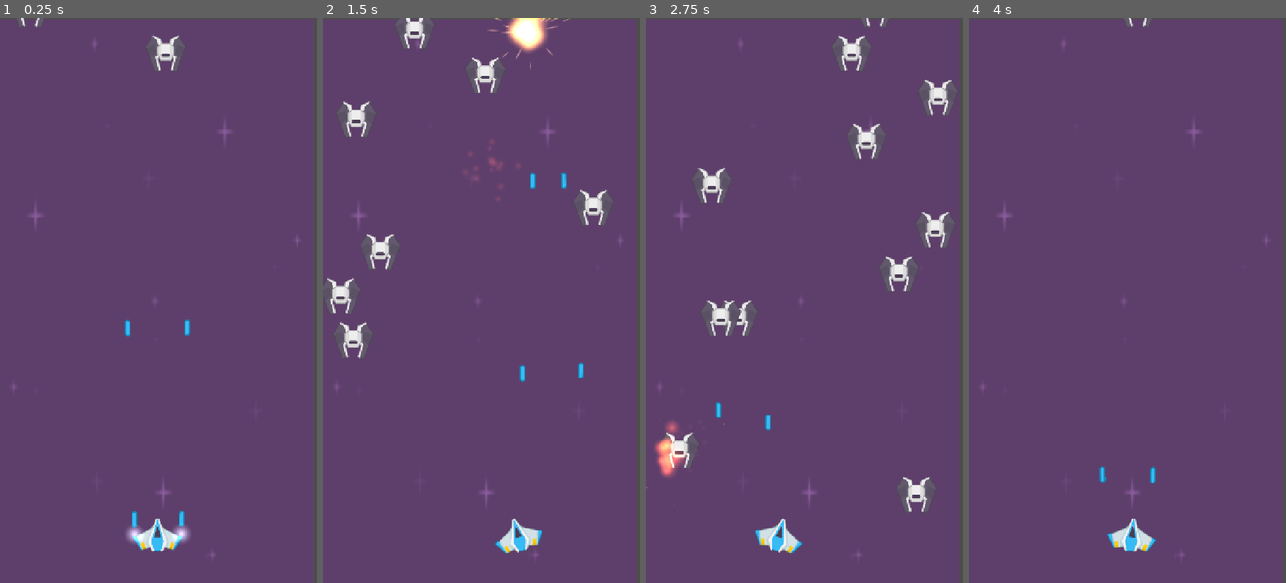
Above: before the commit, frames 1-4 (left to right).
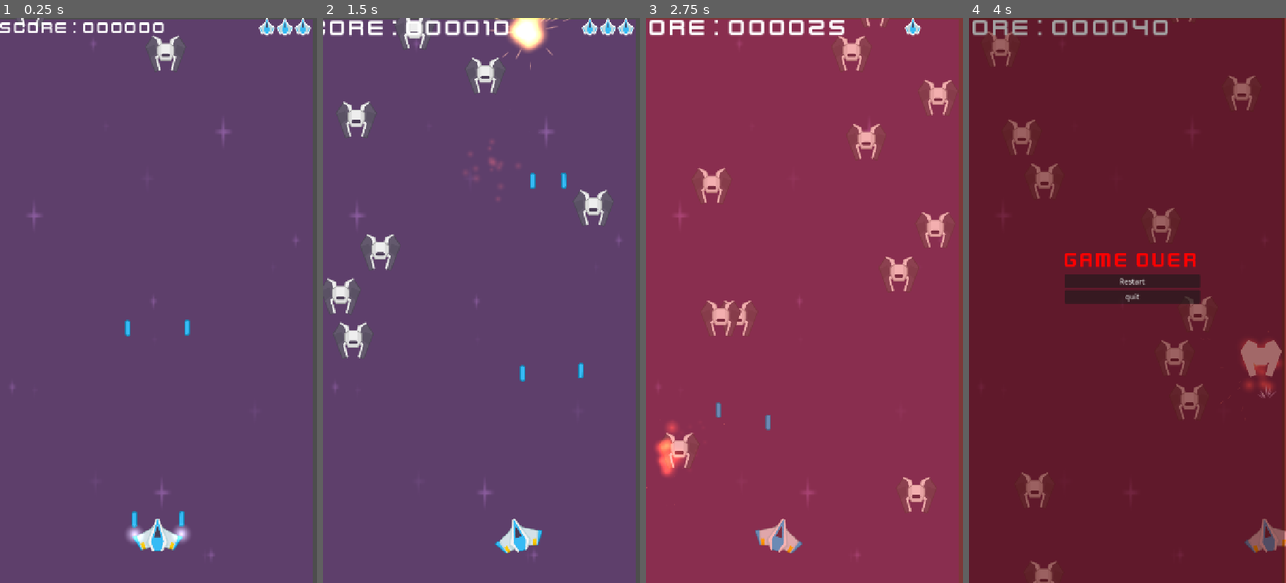
Above: after the commit, the same moments.

Repository: Arsene345/2D-Space-Shooter
Game: Godot game, scene res://Scenes/main.tscn
Two runs of this game, one before a commit and one after it. Both use one fixed random seed, a clock stepped at 60 frames per second and the inputs below.
Inputs (mouse positions are in pixels of both pictures, inside the frame that each line leads up to):
- Up to frame 1 (0.25 s): no input
- Up to frame 2 (1.5 s): move the mouse to (551, 272) at 0.52 s; hold D (move_right) 0.53-1.28 s; hold Right mouse button (touch) 0.53-1.28 s; move the mouse to (418, 328) at 1.27 s; hold Q (move_left) from 1.28 s (still down); right-click (418, 328) at 1.35 s
- Up to frame 3 (2.75 s): move the mouse to (836, 176) at 2.02 s; release Q (move_left) at 2.03 s; hold D (move_right) from 2.03 s (still down); hold Right mouse button (touch) from 2.03 s (still down)
- Up to frame 4 (4 s): move the mouse to (1111, 413) at 2.77 s; release Right mouse button (touch) at 2.78 s; right-click (1111, 413) at 2.85 s; move the mouse to (1222, 385) at 3.52 s; release D (move_right) at 3.53 s; hold Q (move_left) from 3.53 s (still down); hold Right mouse button (touch) from 3.53 s (still down)

The runs differ from the first frame. In frame 1, 1.1% of the frame differs, in the area x 0-99%, y 0-100%; in frame 2, 1.3%; in frame 3, 100%, in the area x 0-100%, y 0-100%; in frame 4, 100%.

Commit message:
end tp1

Diff:
--- a/Scenes/enemy_spawner.tscn
+++ b/Scenes/enemy_spawner.tscn
@@ -8,4 +8,5 @@
 enemy_scene = ExtResource("2_8h7h8")
 
 [node name="Timer" type="Timer" parent="." unique_id=320289734]
+wait_time = 0.001
 autostart = true
--- /dev/null
+++ b/Scenes/hud.tscn
@@ -0,0 +1,87 @@
+[gd_scene format=3 uid="uid://bb830e54nxi8f"]
+
+[ext_resource type="FontFile" uid="uid://kebcj1dqllk2" path="res://KennyAssets/SpaceShooterRedux/Bonus/kenvector_future.ttf" id="1_e0onf"]
+[ext_resource type="Script" uid="uid://djvgjhj4s1ht2" path="res://Scripts/hud.gd" id="1_fccik"]
+[ext_resource type="Texture2D" uid="uid://ke4fw61ral4" path="res://KennyAssets/SpaceShooterRedux/UI/playerLife2_blue.png" id="3_bjfho"]
+[ext_resource type="FontFile" uid="uid://b3j7o4edhsp11" path="res://KennyAssets/SpaceShooterRedux/Bonus/kenvector_future_thin.ttf" id="4_6fbih"]
+
+[sub_resource type="LabelSettings" id="LabelSettings_lysp3"]
+font = ExtResource("1_e0onf")
+font_size = 38
+
+[sub_resource type="LabelSettings" id="LabelSettings_splcb"]
+font = ExtResource("4_6fbih")
+font_size = 51
+font_color = Color(1, 0, 0, 1)
+
+[node name="HUD" type="CanvasLayer" unique_id=1170323552]
+script = ExtResource("1_fccik")
+
+[node name="ColorRect" type="ColorRect" parent="." unique_id=1592301731]
+offset_right = 40.0
+offset_bottom = 40.0
+scale = Vector2(17.993996, 33.418774)
+color = Color(1, 0, 0, 0)
+
+[node name="Label" type="Label" parent="." unique_id=952856700]
+offset_right = 40.0
+offset_bottom = 23.0
+text = "SCORE : 000000"
+label_settings = SubResource("LabelSettings_lysp3")
+
+[node name="HBoxContainer" type="HBoxContainer" parent="." unique_id=1786705125]
+offset_left = 588.0
+offset_right = 707.0
+offset_bottom = 40.0
+
+[node name="TextureRect3" type="TextureRect" parent="HBoxContainer" unique_id=2079717051]
+layout_mode = 2
+texture = ExtResource("3_bjfho")
+
+[node name="TextureRect2" type="TextureRect" parent="HBoxContainer" unique_id=462999153]
+layout_mode = 2
+texture = ExtResource("3_bjfho")
+
+[node name="TextureRect" type="TextureRect" parent="HBoxContainer" unique_id=832087048]
+layout_mode = 2
+texture = ExtResource("3_bjfho")
+
+[node name="Control" type="Control" parent="." unique_id=1274875139]
+process_mode = 3
+layout_mode = 3
+anchors_preset = 0
+offset_left = 96.0
+offset_top = 519.0
+offset_right = 136.0
+offset_bottom = 559.0
+
+[node name="BG" type="ColorRect" parent="Control" unique_id=566973529]
+layout_mode = 0
+offset_left = -97.0
+offset_top = -518.0
+offset_right = 260.0
+offset_bottom = 122.0
+scale = Vector2(2.0110364, 2.013637)
+color = Color(0, 0, 0, 0.3647059)
+
+[node name="VBoxContainer" type="VBoxContainer" parent="Control" unique_id=1932563138]
+layout_mode = 0
+offset_left = 121.0
+offset_right = 429.0
+offset_bottom = 128.0
+
+[node name="Label" type="Label" parent="Control/VBoxContainer" unique_id=1362313209]
+layout_mode = 2
+text = "Game Over"
+label_settings = SubResource("LabelSettings_splcb")
+
+[node name="restart" type="Button" parent="Control/VBoxContainer" unique_id=806050755]
+layout_mode = 2
+text = "Restart"
+
+[node name="quit" type="Button" parent="Control/VBoxContainer" unique_id=237515750]
+layout_mode = 2
+text = "quit"
+
+[connection signal="pressed" from="Control/VBoxContainer/restart" to="." method="_on_restart_pressed"]
+[connection signal="pressed" from="Control/VBoxContainer/quit" to="." method="_on_quit_pressed"]
--- a/Scenes/main.tscn
+++ b/Scenes/main.tscn
@@ -4,6 +4,7 @@
 [ext_resource type="PackedScene" uid="uid://dfmwg5erisofx" path="res://Scenes/enemy_spawner.tscn" id="1_8gbba"]
 [ext_resource type="Script" uid="uid://bjunuhsyanxoj" path="res://Scripts/player.gd" id="2_1bvp3"]
 [ext_resource type="PackedScene" uid="uid://ctvxkerqdxsg0" path="res://Scenes/player.tscn" id="2_h2yge"]
+[ext_resource type="PackedScene" uid="uid://bb830e54nxi8f" path="res://Scenes/hud.tscn" id="2_kry3j"]
 
 [node name="Node" type="Node" unique_id=1680532942]
 
@@ -13,8 +14,10 @@
 [node name="Node2D" parent="." unique_id=1059334822 instance=ExtResource("1_8gbba")]
 position = Vector2(359, 138)
 
+[node name="HUD" parent="." unique_id=1170323552 instance=ExtResource("2_kry3j")]
+
 [node name="Background" type="Sprite2D" parent="." unique_id=1846760973]
-position = Vector2(360, 640)
+position = Vector2(357, 640.00006)
 scale = Vector2(2.7890625, 4.9843745)
 texture = ExtResource("1_0xm2m")
 
--- a/Scripts/bullet.gd
+++ b/Scripts/bullet.gd
@@ -19,6 +19,9 @@
 		queue_free()
 
 
+
+
+
 func _on_area_entered(area: Area2D) -> void:
 	if area.has_method("take_damage"):
 		area.take_damage(1)
--- a/Scripts/enemy.gd
+++ b/Scripts/enemy.gd
@@ -6,6 +6,7 @@
 @export var lp : int = 3
 @export var knockback_force: float=100
 @export var explosion_fx : PackedScene
+@onready var enemy:Sprite2D=$Sprite2D
 
 
 
@@ -17,7 +18,7 @@
 # Called every frame. 'delta' is the elapsed time since the previous frame.
 func _physics_process(delta: float) -> void:
 	position.y+=speed*delta
-	if position.y >1200.0 + $Sprite2D.texture.get_width():
+	if position.y >1200.0 + enemy.texture.get_width():
 		queue_free()
 	pass
 
@@ -25,13 +26,16 @@
 	lp-=amount
 	position.y-=knockback_force
 
-	$Sprite2D.modulate=Color(10,10,10)
+	enemy.modulate=Color(10,10,10)
 	flash_timer.start()
 
 	if lp<=0:
 		var explosion:Node2D= explosion_fx.instantiate()
 		explosion.global_position=Vector2(global_position.x,global_position.y)
 		get_tree().current_scene.add_child(explosion)
+
+		GameManager.add_score(5)
+
 		queue_free()
 	pass
 
@@ -44,5 +48,5 @@
 
 
 func _on_flash_timer_timeout() -> void:
-	$Sprite2D.modulate=Color.WHITE
+	enemy.modulate=Color.WHITE
 	pass # Replace with function body.
--- /dev/null
+++ b/Scripts/game_manager.gd
@@ -0,0 +1,22 @@
+extends Node
+
+var score :int=0
+
+signal score_changed(score:int)
+
+func add_score(score:int)->void:
+	self.score+=score
+	score_changed.emit(self.score)
+
+signal player_life_changed (life:int)
+
+signal game_over()
+
+func trigger_game_over()->void:
+	get_tree().paused=true
+	game_over.emit()
+
+func restart()->void:
+	score=0
+	get_tree().reload_current_scene.call_deferred()
+	get_tree().paused=false
--- /dev/null
+++ b/Scripts/hud.gd
@@ -0,0 +1,54 @@
+extends CanvasLayer
+
+@onready var score_label: Label = $Label
+@onready var death_screen:Control=$Control
+@onready var damage:ColorRect=$ColorRect
+@onready var life:HBoxContainer=$HBoxContainer
+
+var score_tween: Tween
+
+func _ready() -> void:
+	death_screen.visible=false
+
+	GameManager.score_changed.connect(on_global_score_changed)
+	GameManager.player_life_changed.connect(on_player_life_changed)
+	score_label.pivot_offset = score_label.size / 2
+
+
+func on_global_score_changed(score: int) -> void:
+	score_label.text = "SCORE : %06d" % score
+	if score_tween and score_tween.is_running():
+		score_tween.kill()
+	score_label.scale = Vector2.ONE
+	score_tween = create_tween()
+	score_tween.tween_property(
+		score_label,
+		"scale",
+		Vector2(1.4, 1.4),
+		0.5
+	).set_trans(Tween.TRANS_BACK).set_ease(Tween.EASE_OUT)
+	score_tween.tween_property(
+		score_label,
+		"scale",
+		Vector2.ONE,
+		0.5
+	).set_trans(Tween.TRANS_BACK).set_ease(Tween.EASE_OUT)
+
+func on_player_life_changed(new_life:int)->void:
+	damage.color=Color(1.0,0,0,0.4)
+	var flash_tween: Tween=get_tree().create_tween()
+	flash_tween.tween_property(damage,"color",Color(1.0,0,0,0),1)
+	flash_tween.set_trans(Tween.TRANS_BACK).set_ease(Tween.EASE_OUT)
+	flash_tween.set_pause_mode(Tween.TWEEN_PAUSE_PROCESS)
+	flash_tween.play()
+	for i:int in life.get_child_count():
+		var heart:TextureRect = life.get_child(i)
+		heart.visible = i < new_life
+		if new_life==0:
+			death_screen.visible=true
+
+func _on_restart_pressed() -> void:
+	GameManager.restart()
+
+func _on_quit_pressed() -> void:
+	get_tree().quit()
--- a/Scripts/player.gd
+++ b/Scripts/player.gd
@@ -34,6 +34,7 @@
 
 func take_damage (amount:int)->void:
 	lp-=amount
+	GameManager.player_life_changed.emit(lp)
 	if (lp<=0):
-		get_tree().reload_current_scene.call_deferred()
+		GameManager.trigger_game_over()
 	pass
--- a/project.godot
+++ b/project.godot
@@ -14,6 +14,10 @@
 run/main_scene="res://Scenes/main.tscn"
 config/features=PackedStringArray("4.7", "GL Compatibility")
 config/icon="res://icon.svg"
+
+[autoload]
+
+GameManager="*uid://cms5ihm8mpp5y"
 
 [debug]
 
Not shown, added: Scripts/game_manager.gd.uid
Not shown, added: Scripts/hud.gd.uid
